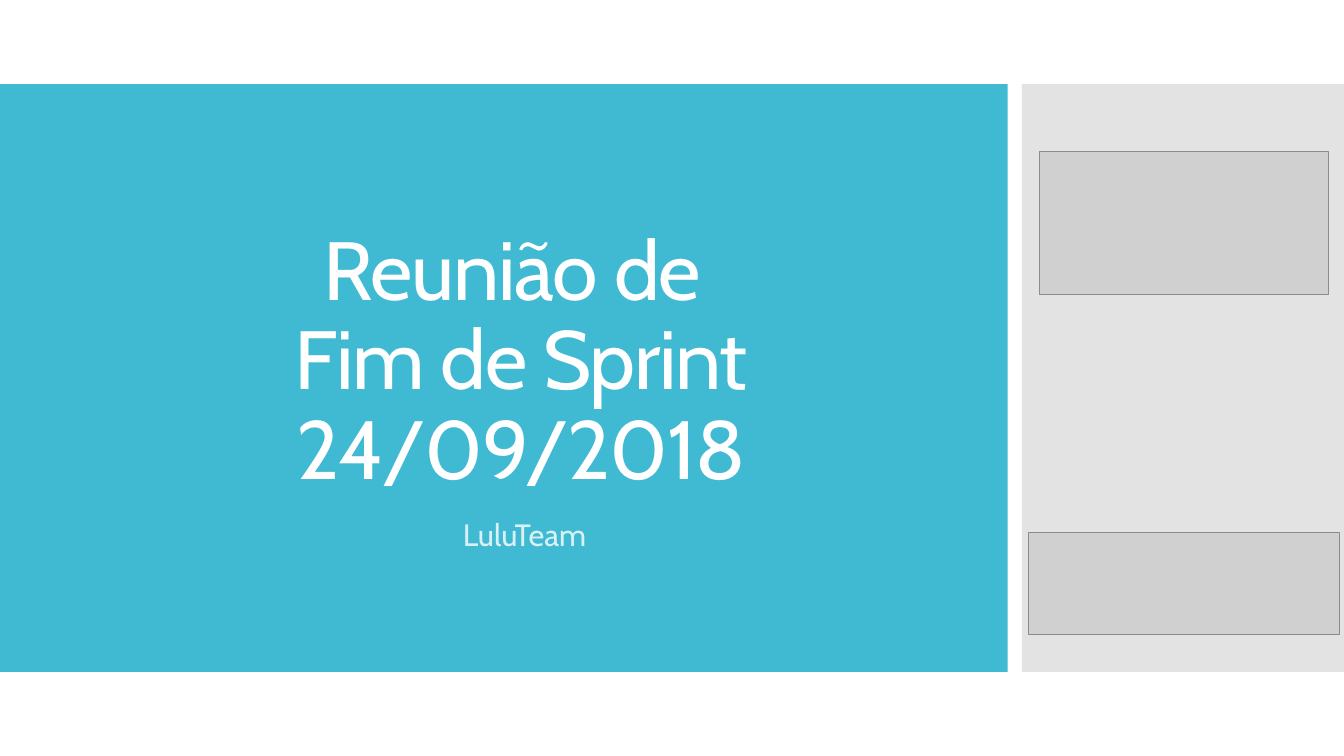
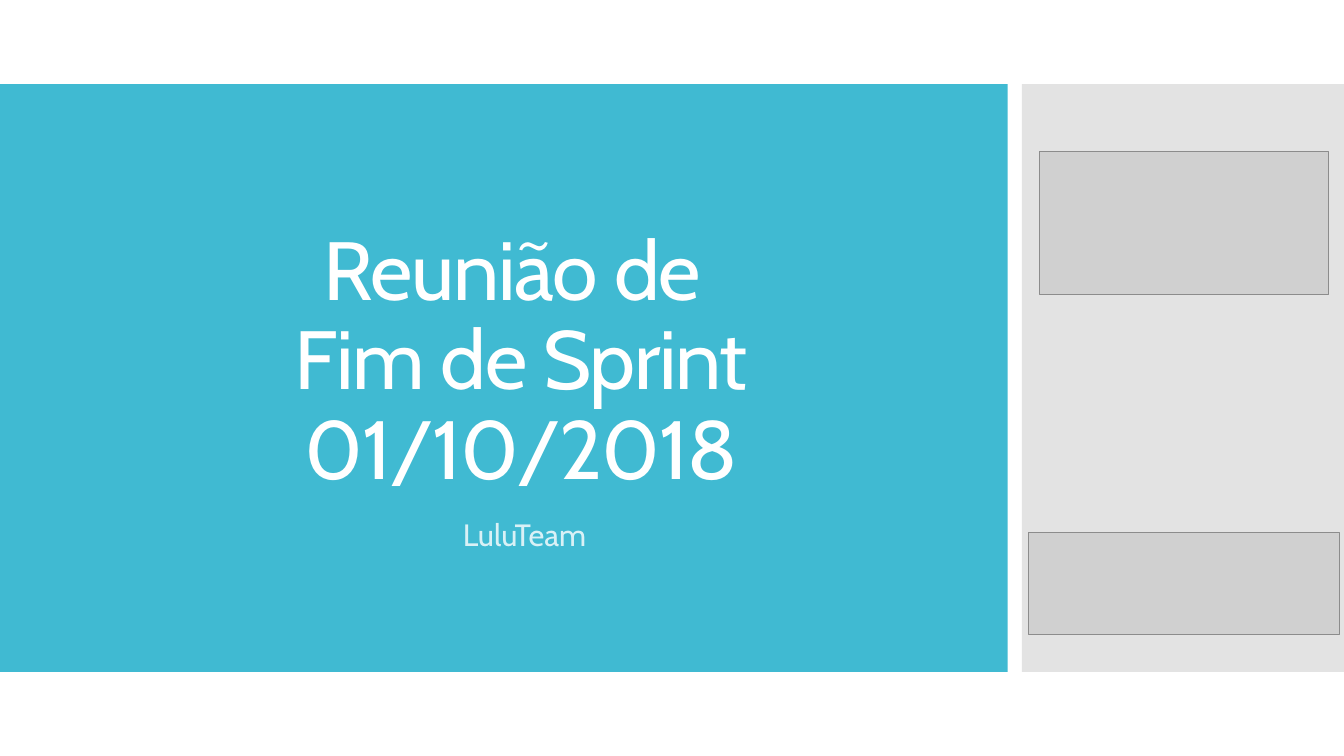
Before and after one commit to AlexandroGonSan/Projeto_final_POO_2018.2, a slide deck: slide 1 of Sprints/Sprint_004 da equipe.pptx. Drawn at 1344x756 pixels with LibreOffice and Linux fonts; fonts in the diff are those of the drawing; grey boxes stand for pictures. Boxes give left, top, right and bottom in pixels: in the first picture for what was removed or moved away, otherwise in the second. Text is boxed around its words. In the diff, an @@ line names an element or a change of style, - is before the commit and + after.

Commit message:
Atualização do slide do sprint 4

```diff
--- a/Sprints/Sprint_004 da equipe.pptx
+++ b/Sprints/Sprint_004 da equipe.pptx
@@ title at box(295, 238, 747, 486): text changed @@
-Reunião de
-Fim de Sprint
-24/09/2018
+Reunião de
+Fim de Sprint
+01/10/2018
```
Also in this commit, not shown: 1 other slide changed, 1 slide removed.
